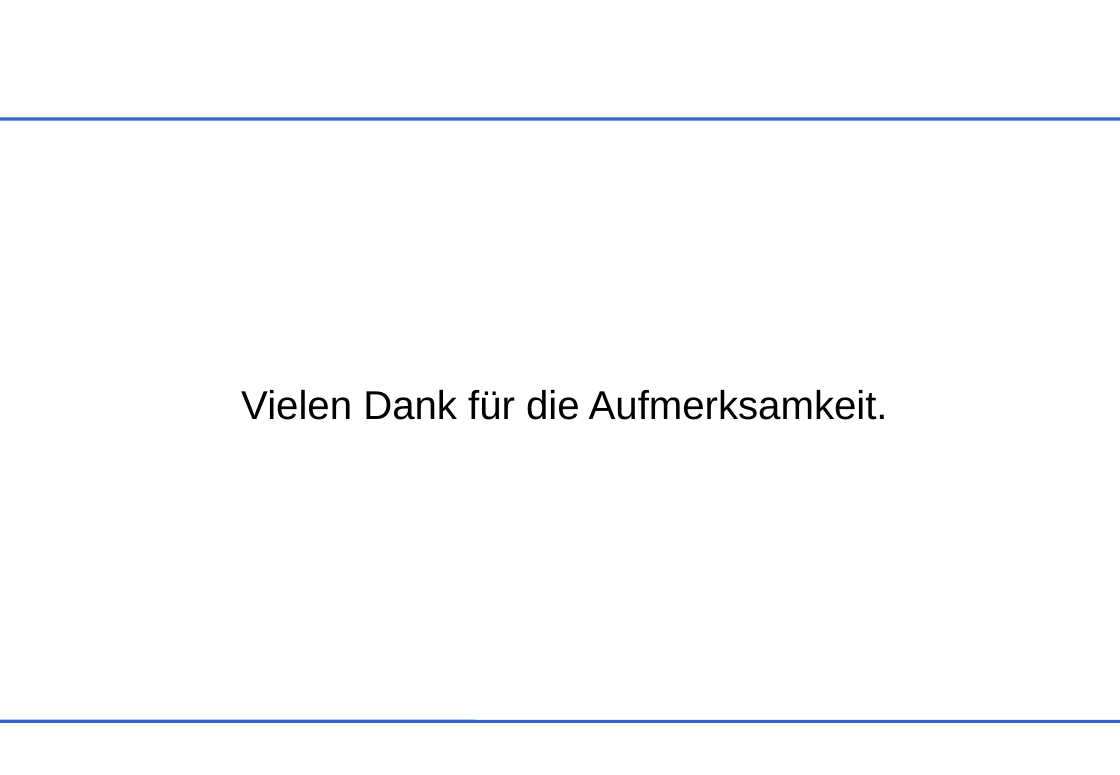
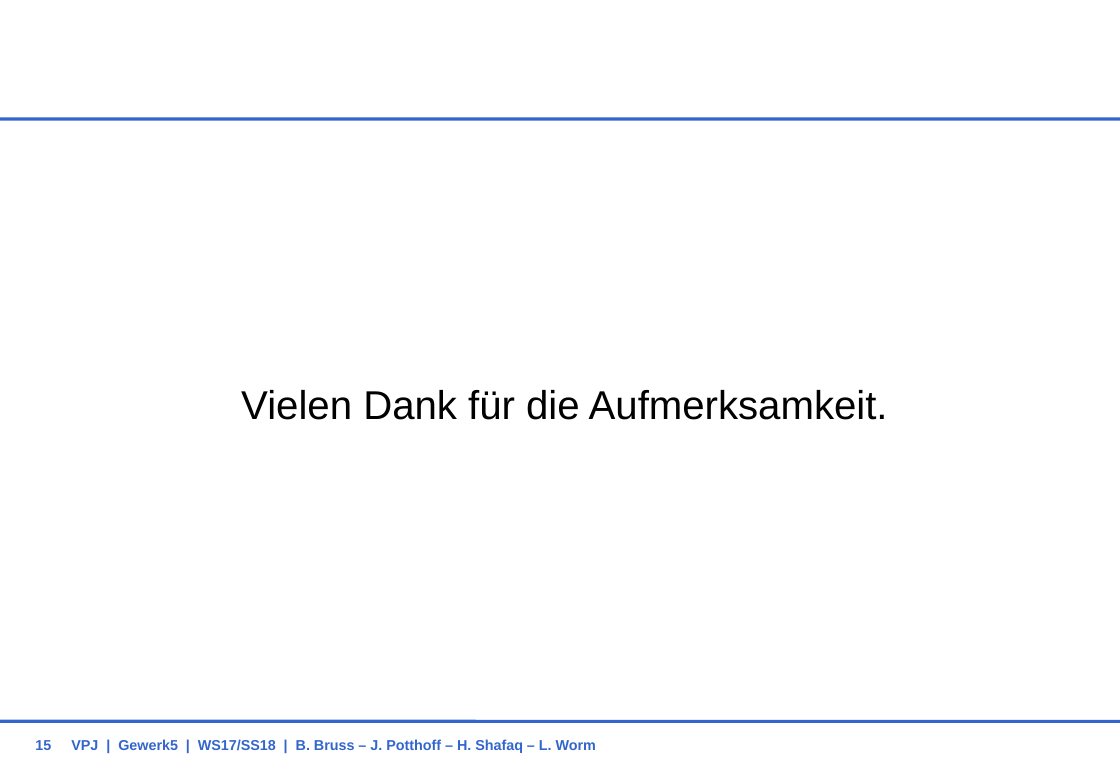
Before and after one commit to BBRUSS/VPJW17G5, a slide deck: slide 15 of 11_Orga/KonzeptG5.ppt. Drawn at 1120x775 pixels with LibreOffice and Linux fonts; fonts in the diff are those of the drawing; background and template pictures are left out. Boxes give left, top, right and bottom in pixels: in the first picture for what was removed or moved away, otherwise in the second. Text is boxed around its words. In the diff, an @@ line names an element or a change of style, - is before the commit and + after.

```diff
--- a/11_Orga/KonzeptG5.ppt
+++ b/11_Orga/KonzeptG5.ppt
@@ page number added at (35, 740, 51, 750), 10 pt, text #3366CC, bold @@
+15
@@ text added at (71, 739, 596, 753), 10 pt, text #3366CC, bold @@
+VPJ | Gewerk5 | WS17/SS18 | B. Bruss – J. Potthoff – H. Shafaq – L. Worm
```
Also in this commit, not shown: 12 other slides changed, 1 other file.
